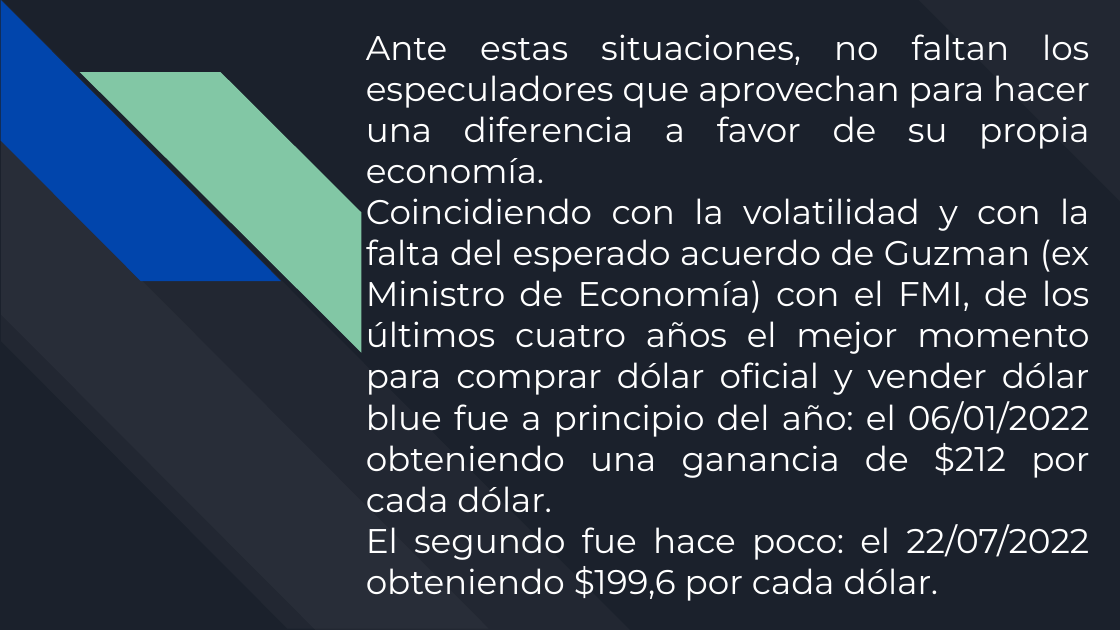
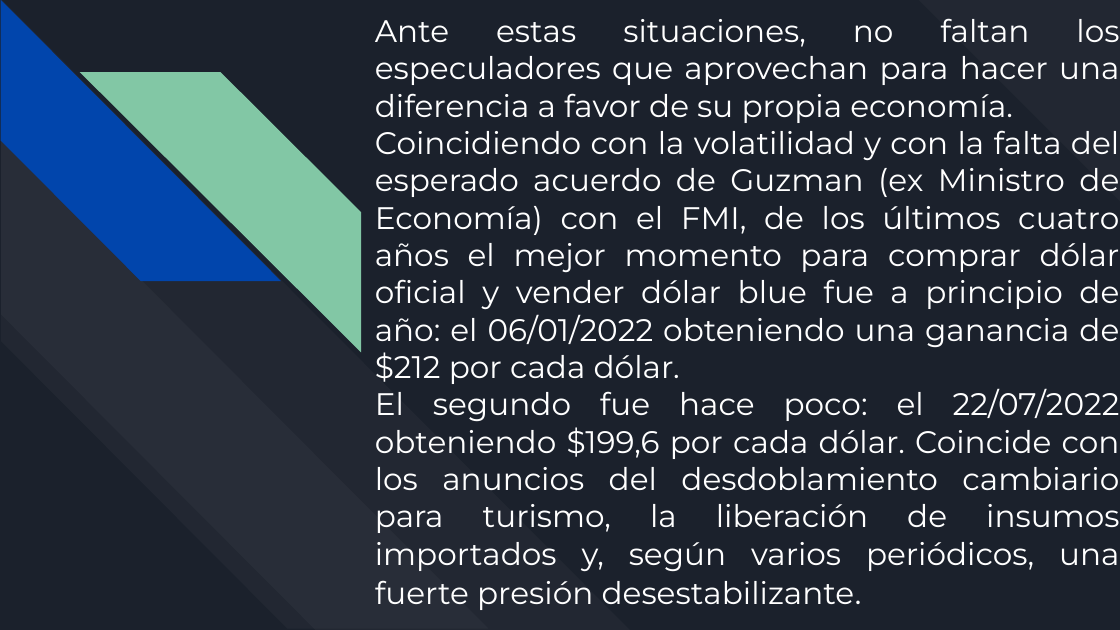
Before and after one commit to alimusac/TP2-Musacchio, a slide deck: slide 5 of TP1.pptx. Drawn at 1120x630 pixels with LibreOffice and Linux fonts; fonts in the diff are those of the drawing. Boxes give left, top, right and bottom in pixels: in the first picture for what was removed or moved away, otherwise in the second. Text is boxed around its words. In the diff, an @@ line names an element or a change of style, - is before the commit and + after.

```diff
--- a/TP1.pptx
+++ b/TP1.pptx
@@ title at (x1=375, y1=18, x2=1119, y2=123): size 22 to 20 pt in "Ante estas situaciones, no faltan los especuladores ..." @@
@@ title "Ante estas situaciones, no faltan ..." moved from (x1=366, y1=34, x2=1090, y2=601) to (x1=375, y1=18, x2=1120, y2=610) @@
@@ title at (x1=375, y1=130, x2=1120, y2=610): text changed; size 22 to 20 pt @@
-Coincidiendo con la volatilidad y con la falta del esperado acuerdo de Guzman (ex Ministro de Economía) con el FMI, de los últimos cuatro años el mejor momento para comprar dólar oficial y vender dólar blue fue a principio del año: el 06/01/2022 obteniendo una ganancia de $212 por cada dólar.
-El segundo fue hace poco: el 22/07/2022 obteniendo $199,6 por cada dólar.
+Coincidiendo con la volatilidad y con la falta del esperado acuerdo de Guzman (ex Ministro de Economía) con el FMI, de los últimos cuatro años el mejor momento para comprar dólar oficial y vender dólar blue fue a principio de año: el 06/01/2022 obteniendo una ganancia de $212 por cada dólar.
+El segundo fue hace poco: el 22/07/2022 obteniendo $199,6 por cada dólar. Coincide con los anuncios del desdoblamiento cambiario para turismo, la liberación de insumos importados y, según varios periódicos, una fuerte presión desestabilizante.
```
Also in this commit, not shown: 1 other slide changed.
